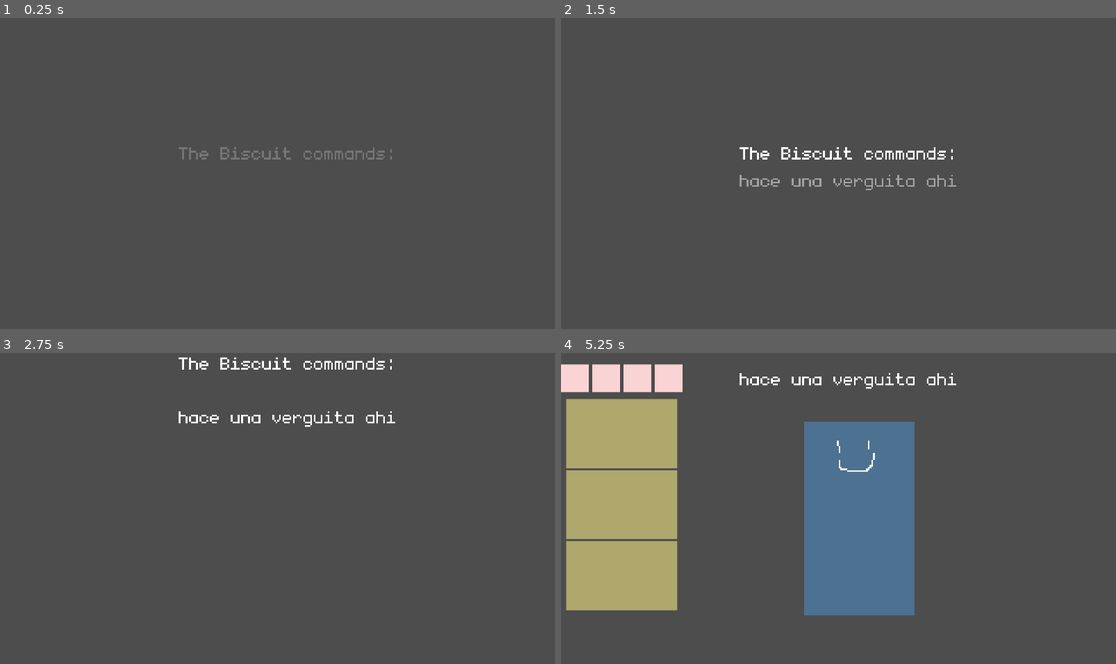
Above: before the commit, frames 1-4 (two rows, left to right).
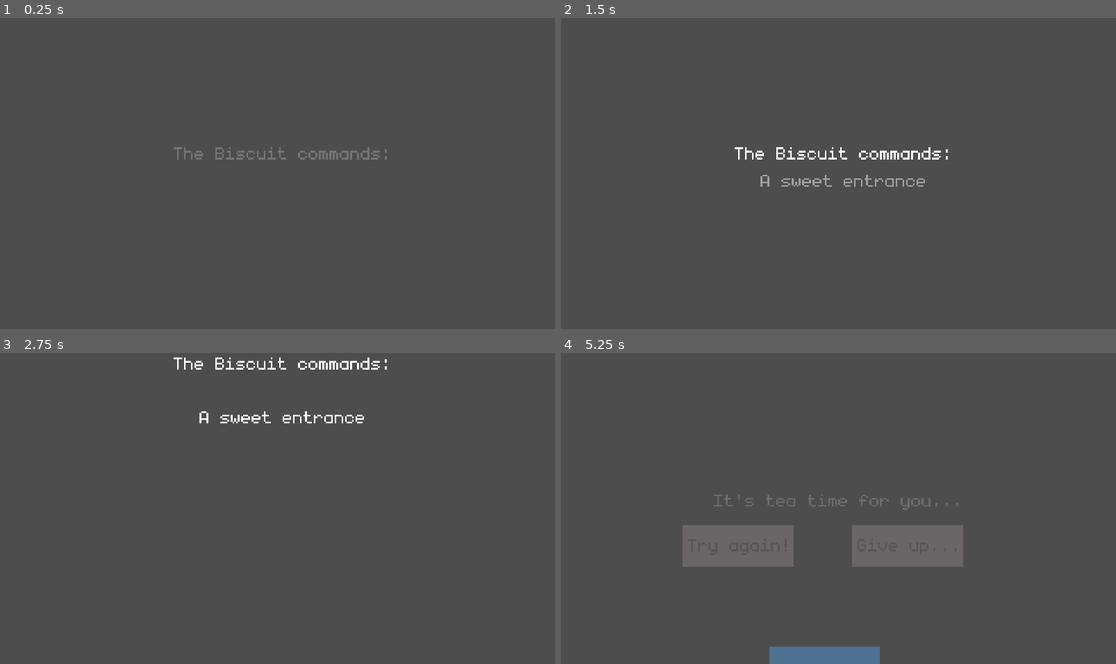
Above: after the commit, the same moments.

Repository: LuisGarrillo/court-of-the-biscuit-king
Game: Godot game, scene res://scenes/main.tscn
Two runs of this game, one before a commit and one after it. Both use one fixed random seed, a clock stepped at 60 frames per second and the inputs below.
Inputs (mouse positions are in pixels of both pictures, inside the frame that each line leads up to):
- Up to frame 1 (0.25 s): no input
- Up to frame 2 (1.5 s): move the mouse to (960, 157) at 0.52 s; click (960, 157) at 0.67 s; move the mouse to (727, 189) at 1.27 s; click (727, 189) at 1.42 s
- Up to frame 3 (2.75 s): move the mouse to (333, 440) at 2.02 s; click (333, 440) at 2.17 s
- Up to frame 4 (5.25 s): move the mouse to (810, 570) at 2.77 s; click (810, 570) at 2.92 s; move the mouse to (572, 377) at 3.52 s; click (572, 377) at 3.67 s; move the mouse to (605, 377) at 4.27 s; click (605, 377) at 4.42 s; move the mouse to (638, 377) at 5.02 s; click (638, 377) at 5.17 s

The runs differ from the first frame. In frame 1, 0.7% of the frame differs, in the area x 31-71%, y 41-46%; in frame 2, 1.1%; in frame 3, 1.2%; in frame 4, 33%, in the area x 0-73%, y 3-100%.

Commit message:
Implement previous additions

Diff:
--- a/scenes/dress up/dress_panel.tscn
+++ b/scenes/dress up/dress_panel.tscn
@@ -6,6 +6,21 @@
 
 [sub_resource type="RectangleShape2D" id="RectangleShape2D_lan05"]
 size = Vector2(64, 40)
+
+[sub_resource type="Animation" id="Animation_ija70"]
+length = 0.001
+tracks/0/type = "value"
+tracks/0/imported = false
+tracks/0/enabled = true
+tracks/0/path = NodePath("Pieces:modulate")
+tracks/0/interp = 1
+tracks/0/loop_wrap = true
+tracks/0/keys = {
+"times": PackedFloat32Array(0),
+"transitions": PackedFloat32Array(1),
+"update": 0,
+"values": [Color(1, 1, 1, 1)]
+}
 
 [sub_resource type="Animation" id="Animation_lan05"]
 resource_name = "hide"
@@ -51,21 +66,6 @@
 "transitions": PackedFloat32Array(0.5, 0.5),
 "update": 0,
 "values": [Color(1, 1, 1, 0), Color(1, 1, 1, 1)]
-}
-
-[sub_resource type="Animation" id="Animation_ija70"]
-length = 0.001
-tracks/0/type = "value"
-tracks/0/imported = false
-tracks/0/enabled = true
-tracks/0/path = NodePath("Pieces:modulate")
-tracks/0/interp = 1
-tracks/0/loop_wrap = true
-tracks/0/keys = {
-"times": PackedFloat32Array(0),
-"transitions": PackedFloat32Array(1),
-"update": 0,
-"values": [Color(1, 1, 1, 1)]
 }
 
 [sub_resource type="AnimationLibrary" id="AnimationLibrary_l3plx"]
--- a/scenes/dress up/dress_up.tscn
+++ b/scenes/dress up/dress_up.tscn
@@ -1,9 +1,11 @@
-[gd_scene load_steps=9 format=3 uid="uid://dve0byr04xi38"]
+[gd_scene load_steps=15 format=3 uid="uid://dve0byr04xi38"]
 
 [ext_resource type="Script" uid="uid://ctj511is7knnv" path="res://scripts/dress up/dress_up.gd" id="1_4nuxb"]
 [ext_resource type="PackedScene" uid="uid://c8rfrygk37wvo" path="res://scenes/dress up/dessert.tscn" id="1_syard"]
 [ext_resource type="PackedScene" uid="uid://csa7vl85qq6ty" path="res://scenes/dress up/dress_panel.tscn" id="3_eyiml"]
+[ext_resource type="PackedScene" uid="uid://wss6cku3cngp" path="res://scenes/dress up/timer.tscn" id="4_h2iqy"]
 [ext_resource type="LabelSettings" uid="uid://8if0ejpj3shh" path="res://assets/fonts/Riddle.tres" id="4_xeinm"]
+[ext_resource type="PackedScene" uid="uid://cbfs5o3audktb" path="res://scenes/dress up/stats_panel.tscn" id="5_nf5kc"]
 
 [sub_resource type="Animation" id="Animation_xeinm"]
 length = 2.0
@@ -17,7 +19,7 @@
 "times": PackedFloat32Array(0),
 "transitions": PackedFloat32Array(1),
 "update": 0,
-"values": [Vector2(148, 236)]
+"values": [Vector2(130, 236)]
 }
 tracks/1/type = "value"
 tracks/1/imported = false
@@ -54,6 +56,30 @@
 "transitions": PackedFloat32Array(1),
 "update": 0,
 "values": [Vector2(103, 87)]
+}
+tracks/4/type = "value"
+tracks/4/imported = false
+tracks/4/enabled = true
+tracks/4/path = NodePath("Timer:position")
+tracks/4/interp = 1
+tracks/4/loop_wrap = true
+tracks/4/keys = {
+"times": PackedFloat32Array(0),
+"transitions": PackedFloat32Array(1),
+"update": 0,
+"values": [Vector2(325, 8)]
+}
+tracks/5/type = "value"
+tracks/5/imported = false
+tracks/5/enabled = true
+tracks/5/path = NodePath("StatsPanel:position")
+tracks/5/interp = 1
+tracks/5/loop_wrap = true
+tracks/5/keys = {
+"times": PackedFloat32Array(0),
+"transitions": PackedFloat32Array(1),
+"update": 0,
+"values": [Vector2(325, 40)]
 }
 
 [sub_resource type="Animation" id="Animation_eyiml"]
@@ -69,7 +95,7 @@
 "times": PackedFloat32Array(0, 0.5),
 "transitions": PackedFloat32Array(0.5, 0.5),
 "update": 0,
-"values": [Vector2(140, 170), Vector2(140, 40)]
+"values": [Vector2(120, 170), Vector2(120, 40)]
 }
 tracks/1/type = "value"
 tracks/1/imported = false
@@ -82,6 +108,44 @@
 "transitions": PackedFloat32Array(0.5, 0.5),
 "update": 0,
 "values": [Vector2(-72, 7), Vector2(0, 7)]
+}
+tracks/2/type = "value"
+tracks/2/imported = false
+tracks/2/enabled = true
+tracks/2/path = NodePath("Timer:position")
+tracks/2/interp = 1
+tracks/2/loop_wrap = true
+tracks/2/keys = {
+"times": PackedFloat32Array(0, 0.5),
+"transitions": PackedFloat32Array(0.5, 0.5),
+"update": 0,
+"values": [Vector2(325, 8), Vector2(280, 8)]
+}
+tracks/3/type = "method"
+tracks/3/imported = false
+tracks/3/enabled = true
+tracks/3/path = NodePath("Timer")
+tracks/3/interp = 1
+tracks/3/loop_wrap = true
+tracks/3/keys = {
+"times": PackedFloat32Array(0.5),
+"transitions": PackedFloat32Array(1),
+"values": [{
+"args": [],
+"method": &"start_call"
+}]
+}
+tracks/4/type = "value"
+tracks/4/imported = false
+tracks/4/enabled = true
+tracks/4/path = NodePath("StatsPanel:position")
+tracks/4/interp = 1
+tracks/4/loop_wrap = true
+tracks/4/keys = {
+"times": PackedFloat32Array(0, 0.5),
+"transitions": PackedFloat32Array(0.5, 0.5),
+"update": 0,
+"values": [Vector2(325, 40), Vector2(215, 40)]
 }
 
 [sub_resource type="Animation" id="Animation_h2iqy"]
@@ -97,7 +161,7 @@
 "times": PackedFloat32Array(2.5, 3),
 "transitions": PackedFloat32Array(0.5, 0.5),
 "update": 0,
-"values": [Vector2(103, 71), Vector2(103, -30)]
+"values": [Vector2(84, 71), Vector2(84, -30)]
 }
 tracks/1/type = "value"
 tracks/1/imported = false
@@ -133,7 +197,7 @@
 "times": PackedFloat32Array(2.5, 3),
 "transitions": PackedFloat32Array(0.5, 0.5),
 "update": 0,
-"values": [Vector2(103, 87), Vector2(103, 8)]
+"values": [Vector2(84, 87), Vector2(84, 8)]
 }
 tracks/4/type = "method"
 tracks/4/imported = false
@@ -150,21 +214,118 @@
 }]
 }
 
+[sub_resource type="Animation" id="Animation_nf5kc"]
+resource_name = "game over"
+
+[sub_resource type="Animation" id="Animation_57oh0"]
+resource_name = "next round"
+
+[sub_resource type="Animation" id="Animation_2geyb"]
+resource_name = "finish game"
+
+[sub_resource type="Animation" id="Animation_kjqeq"]
+resource_name = "time out"
+length = 0.5
+tracks/0/type = "value"
+tracks/0/imported = false
+tracks/0/enabled = true
+tracks/0/path = NodePath("Dessert:position")
+tracks/0/interp = 1
+tracks/0/loop_wrap = true
+tracks/0/keys = {
+"times": PackedFloat32Array(0, 0.5),
+"transitions": PackedFloat32Array(0.5, 0.5),
+"update": 0,
+"values": [Vector2(120, 40), Vector2(120, 170)]
+}
+tracks/1/type = "value"
+tracks/1/imported = false
+tracks/1/enabled = true
+tracks/1/path = NodePath("DressPanel:position")
+tracks/1/interp = 1
+tracks/1/loop_wrap = true
+tracks/1/keys = {
+"times": PackedFloat32Array(0, 0.5),
+"transitions": PackedFloat32Array(0.5, 0.5),
+"update": 0,
+"values": [Vector2(0, 7), Vector2(-72, 7)]
+}
+tracks/2/type = "value"
+tracks/2/imported = false
+tracks/2/enabled = true
+tracks/2/path = NodePath("Timer:position")
+tracks/2/interp = 1
+tracks/2/loop_wrap = true
+tracks/2/keys = {
+"times": PackedFloat32Array(0, 0.5),
+"transitions": PackedFloat32Array(0.5, 0.5),
+"update": 0,
+"values": [Vector2(280, 8), Vector2(325, 8)]
+}
+tracks/3/type = "value"
+tracks/3/imported = false
+tracks/3/enabled = true
+tracks/3/path = NodePath("StatsPanel:position")
+tracks/3/interp = 1
+tracks/3/loop_wrap = true
+tracks/3/keys = {
+"times": PackedFloat32Array(0, 0.5),
+"transitions": PackedFloat32Array(0.5, 0.5),
+"update": 0,
+"values": [Vector2(215, 40), Vector2(325, 40)]
+}
+tracks/4/type = "method"
+tracks/4/imported = false
+tracks/4/enabled = true
+tracks/4/path = NodePath(".")
+tracks/4/interp = 1
+tracks/4/loop_wrap = true
+tracks/4/keys = {
+"times": PackedFloat32Array(0.5),
+"transitions": PackedFloat32Array(1),
+"values": [{
+"args": [],
+"method": &"game_over_toggle"
+}]
+}
+tracks/5/type = "value"
+tracks/5/imported = false
+tracks/5/enabled = true
+tracks/5/path = NodePath("Riddle:position")
+tracks/5/interp = 1
+tracks/5/loop_wrap = true
+tracks/5/keys = {
+"times": PackedFloat32Array(0, 0.5),
+"transitions": PackedFloat32Array(0.5, 0.5),
+"update": 0,
+"values": [Vector2(84, 8), Vector2(84, -26)]
+}
+
 [sub_resource type="AnimationLibrary" id="AnimationLibrary_h2iqy"]
 _data = {
 &"RESET": SubResource("Animation_xeinm"),
+&"finish game": SubResource("Animation_2geyb"),
+&"game over": SubResource("Animation_nf5kc"),
 &"in": SubResource("Animation_eyiml"),
-&"riddle in": SubResource("Animation_h2iqy")
+&"next round": SubResource("Animation_57oh0"),
+&"riddle in": SubResource("Animation_h2iqy"),
+&"time out": SubResource("Animation_kjqeq")
 }
 
 [node name="DressUp" type="Node2D"]
 script = ExtResource("1_4nuxb")
 
 [node name="Dessert" parent="." instance=ExtResource("1_syard")]
-position = Vector2(148, 236)
+position = Vector2(130, 236)
 
 [node name="DressPanel" parent="." instance=ExtResource("3_eyiml")]
 position = Vector2(-91, 12)
+
+[node name="Timer" parent="." instance=ExtResource("4_h2iqy")]
+position = Vector2(325, 8)
+
+[node name="StatsPanel" parent="." instance=ExtResource("5_nf5kc")]
+position = Vector2(325, 40)
 
 [node name="AnimationPlayer" type="AnimationPlayer" parent="."]
 libraries = {
@@ -173,9 +334,9 @@
 
 [node name="Command" type="Label" parent="."]
 modulate = Color(1, 1, 1, 0)
-offset_left = 103.0
+offset_left = 84.0
 offset_top = 71.0
-offset_right = 229.0
+offset_right = 243.0
 offset_bottom = 100.0
 text = "The Biscuit commands:
 "
@@ -184,9 +345,12 @@
 
 [node name="Riddle" type="Label" parent="."]
 modulate = Color(1, 1, 1, 0)
-offset_left = 103.0
-offset_top = 87.0
-offset_right = 229.0
-offset_bottom = 110.0
+offset_left = 84.0
+offset_top = -26.0
+offset_right = 243.0
+offset_bottom = -3.0
 text = "hace una verguita ahi"
 label_settings = ExtResource("4_xeinm")
+horizontal_alignment = 1
+
+[connection signal="time_out" from="Timer" to="." method="_on_timer_time_out"]
--- a/scenes/main.tscn
+++ b/scenes/main.tscn
@@ -1,10 +1,17 @@
-[gd_scene load_steps=3 format=3 uid="uid://be5711tc6amm1"]
+[gd_scene load_steps=4 format=3 uid="uid://be5711tc6amm1"]
 
 [ext_resource type="Script" uid="uid://bhu1j3y8p3rru" path="res://scripts/main.gd" id="1_0wfyh"]
 [ext_resource type="PackedScene" uid="uid://dve0byr04xi38" path="res://scenes/dress up/dress_up.tscn" id="1_o5qli"]
+[ext_resource type="PackedScene" uid="uid://dxmw7woky7jeh" path="res://scenes/ui/game_over.tscn" id="3_sugp2"]
 
 [node name="Main" type="Node2D"]
 script = ExtResource("1_0wfyh")
 
 [node name="DressUp" parent="." instance=ExtResource("1_o5qli")]
 scale = Vector2(6, 6)
+
+[node name="GameOver" parent="." instance=ExtResource("3_sugp2")]
+scale = Vector2(6, 6)
+
+[connection signal="game_over" from="DressUp" to="." method="_on_dress_up_game_over"]
+[connection signal="retry_sig" from="GameOver" to="." method="start_round"]
--- a/scripts/dress up/dress_up.gd
+++ b/scripts/dress up/dress_up.gd
@@ -4,12 +4,55 @@
 @onready var dessert: Dessert = $Dessert
 @onready var dress_panel: DressPanel = $DressPanel
 @onready var animation_player: AnimationPlayer = $AnimationPlayer
+@onready var riddle: Label = $Riddle
+@onready var timer: ProgrammingTimer = $Timer
+@onready var stats_panel: StatsPanel = $StatsPanel
 
+var level = 0
+var riddles = ["A sweet entrance", "A very salty dish", "A more bitter than sweet memory", "Don't fotget to serve my fish with lemon slices!"]
+var times = [1, 90, 90, 60]
+var targets = [
+	{
+		"sweet": 3,
+		"salty": 0,
+		"bitter": 0,
+		"acid": 0
+	},
+	{
+		"sweet": 0,
+		"salty": 5,
+		"bitter": 0,
+		"acid": 0
+	},
+	{
+		"sweet": 1,
+		"salty": 0,
+		"bitter": 3,
+		"acid": 0
+	},
+	{
+		"sweet": 0,
+		"salty": 3,
+		"bitter": 0,
+		"acid": 2
+	}
+]
+
+var piece_weights = {
+	"upper": 1,
+	"main": 3,
+	"lower": 1
+}
+
+signal game_over
+signal next_round
 
 func _ready() -> void:
 	dress_panel.add_piece.connect(add_piece)
 
 func show_riddle() -> void:
+	riddle.text = riddles[level]
+	timer.setup(times[level])
 	animation_player.play("riddle in")
 
 func enter() -> void:
@@ -17,6 +60,48 @@
 
 func add_piece(type, flavor) :
 	dessert.add_piece(type,flavor)
+	update_stats(dessert.stats)
 
 func set_up_pieces():
 	dress_panel.update_pieces()
+
+func update_stats(proposal):
+	var proposal_stat = load_stat(proposal)
+	for key in proposal_stat.keys():
+		stats_panel.update_stat(key, proposal_stat[key])
+
+func load_stat(proposal):
+	var proposal_stat = {
+		"sweet": 0,
+		"salty": 0,
+		"bitter": 0,
+		"acid": 0
+	}
+	for key in proposal.keys():
+		if proposal[key] == null:
+			continue
+
+		proposal_stat[proposal[key]] += 0 if piece_weights[key] == null else piece_weights[key]
+	return proposal_stat
+
+func evaluate(proposal: Dictionary):
+	var proposal_stat = load_stat(proposal)
+
+	for key in proposal_stat.keys():
+		if proposal_stat[key] < targets[key]:
+			animation_player.play("game over")
+			return
+	level += 1
+	check_next()
+
+func check_next():
+	if level < 4:
+		animation_player.play("next round")
+	else:
+		animation_player.play("finish game")
+
+func _on_timer_time_out() -> void:
+	animation_player.play("time out")
+
+func game_over_toggle():
+	game_over.emit()
--- a/scripts/main.gd
+++ b/scripts/main.gd
@@ -2,8 +2,17 @@
 @onready var dress_up: DressUp = $DressUp
 
 @onready var current_round = 0
+@onready var game_over: GameOver = $GameOver
 
 func _ready() -> void:
 	Data.load_dress_textures()
 	dress_up.set_up_pieces()
 	dress_up.show_riddle()
+
+
+func start_round():
+	dress_up.set_up_pieces()
+	dress_up.show_riddle()
+
+func _on_dress_up_game_over() -> void:
+	game_over.animation_player.play("in")
